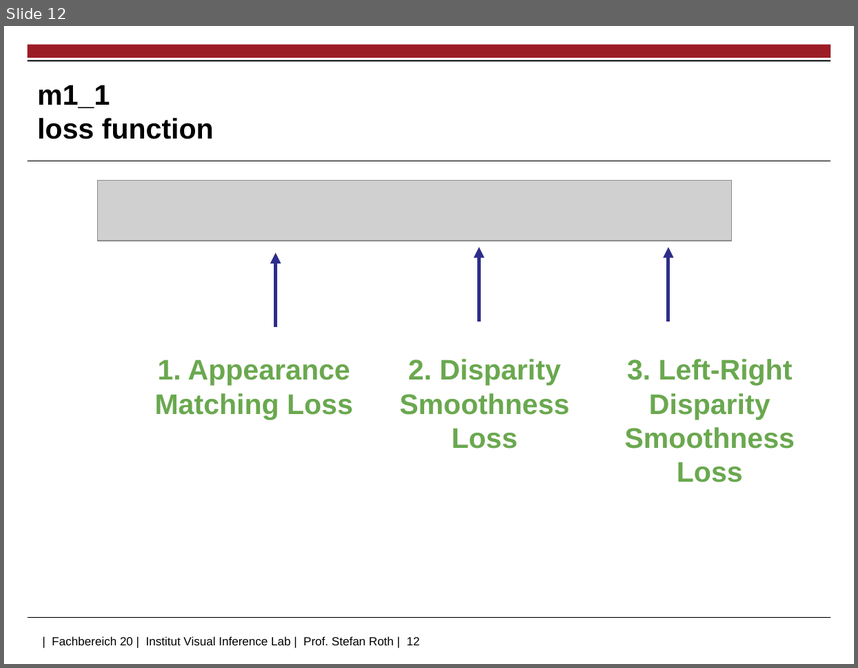
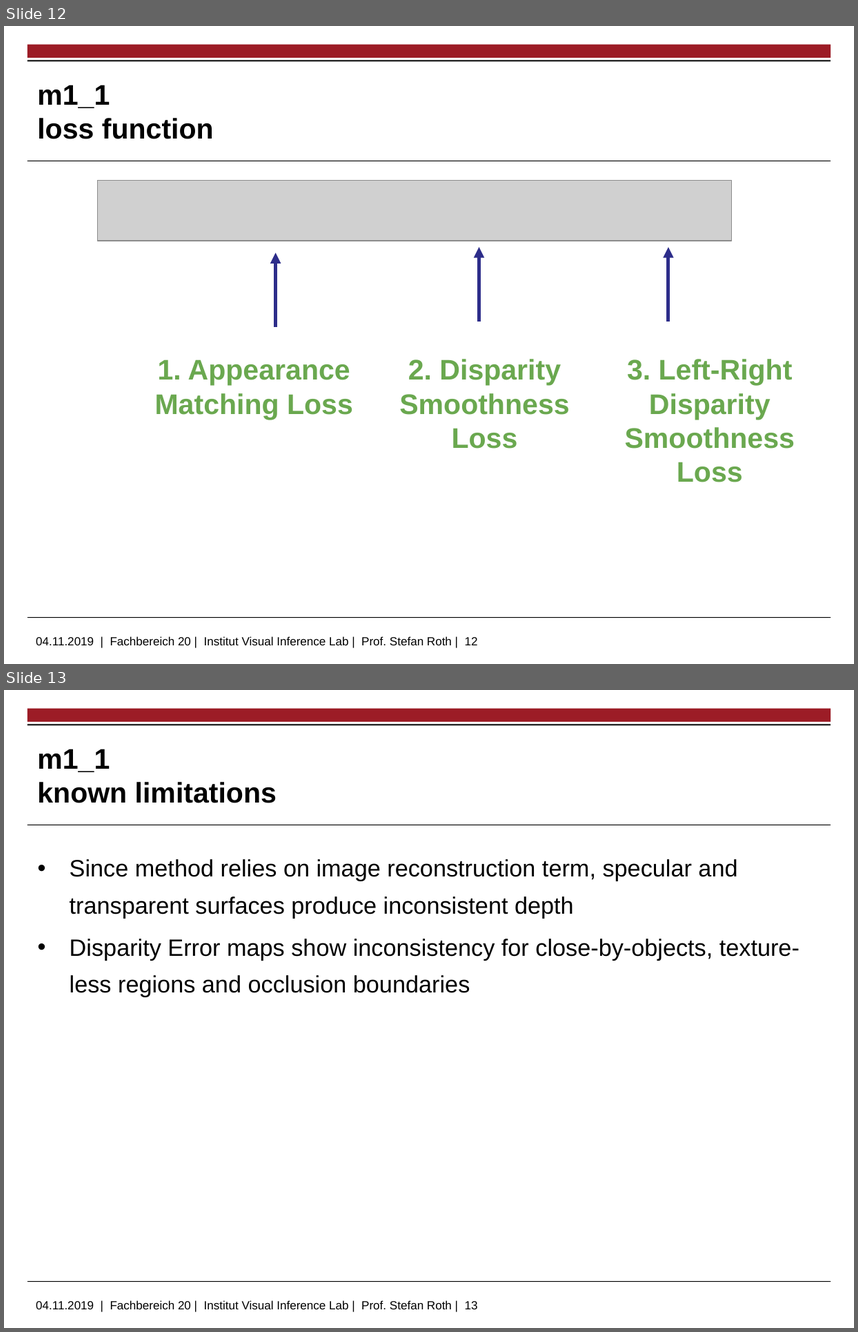
Before and after one commit to jhd-old/Deep-Learning-Lab, a slide deck: meetings/2019_11_04_basic_papers/2019_11_04_basic_papers_v2.pptx. Shown one above the other, each under a label of ours: slide 12 before the commit, slides 12 and 13 after it. The pictures are 858x668 and 858x1332 pixels, drawn with LibreOffice and Linux fonts; fonts in the diff are those of the drawing; grey boxes stand for pictures; background and template pictures are left out. Boxes give left, top, right and bottom in pixels: in the first picture for what was removed or moved away, otherwise in the second. Text is boxed around its words. In the diff, an @@ line names an element or a change of style, - is before the commit and + after.

```diff
--- a/meetings/2019_11_04_basic_papers/2019_11_04_basic_papers_v2.pptx
+++ b/meetings/2019_11_04_basic_papers/2019_11_04_basic_papers_v2.pptx
@@ slide 13 added at bbox=[4, 690, 854, 1328], background #FFFFFF; not listed: 5 template elements that a slide beside it also shows @@
@@ title added at bbox=[37, 749, 277, 803], 24 pt, text #000000, bold @@
+m1_1
+known limitations
@@ text added at bbox=[70, 859, 800, 997], 20 pt, text #000000 @@
+• Since method relies on image reconstruction term, specular and transparent surfaces produce inconsistent depth
+• Disparity Error maps show inconsistency for close-by-objects, texture-less regions and occlusion boundaries
@@ slide 12 changed as well @@
@@ text at bbox=[36, 636, 478, 645]: text changed @@
-| Fachbereich 20 | Institut Visual Inference Lab | Prof. Stefan Roth | 12
+04.11.2019 | Fachbereich 20 | Institut Visual Inference Lab | Prof. Stefan Roth | 12
```
Also in this commit, not shown: 13 other slides changed, 2 other files.
